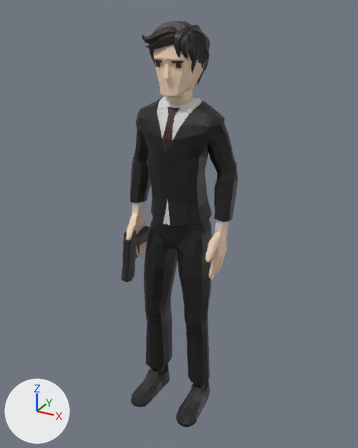
The glTF model public/avatares/av-xadrezista-sombrio.glb, before and after one commit.
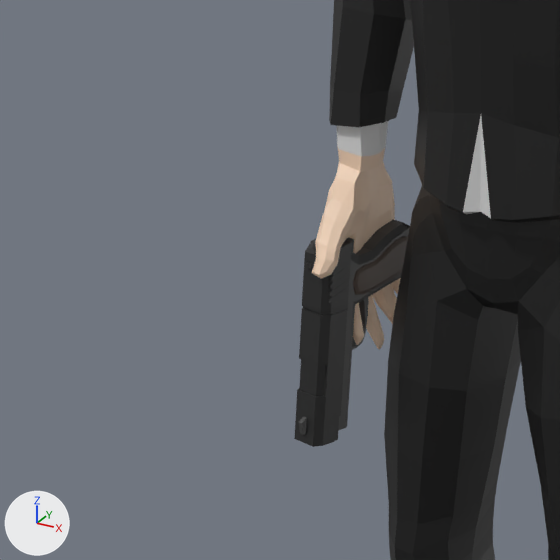
Each version appears first whole from a 50 mm lens placed at (1.014, -1.809, 1.901), pointed at (0.003, 0.03, 0.982), and next in a close-up on the part from 13% to 52% of the width and 38% to 69% of the height. The lights are fixed; the arrows at lower left show +X, +Y and +Z. The older version's two pictures come first. Vertices at exactly the same position are counted once.

Names of what the first close-up shows: 'Pistol'.
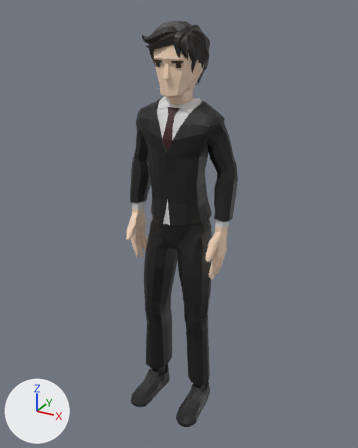
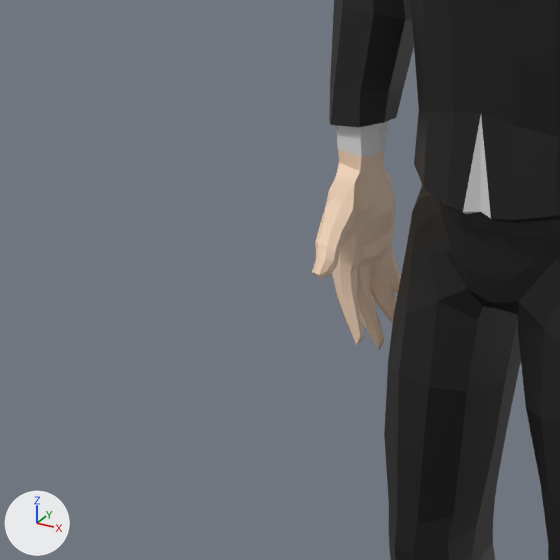
Where the change shows, as pixel boxes (x1, y1, x2, y2) in the close-ups (560 x 560 px):
'Pistol', reshaped
    before: (294, 0, 560, 560)
    after: (312, 0, 560, 560)
part 1 of me_cube_204, deleted
    before: (294, 236, 408, 447)
part 2 of me_cube_204, cut back
    before: (312, 219, 410, 430)
    after: (315, 231, 394, 322)

The change, as a list of edits to the scene's bpy script:
```text
Change me_cube_204:
    used by ob_pistol; location = (0.0, 0.102, 0.001)
    remove me_cube_204.from_pydata(...)  # 4012 vertices, 7674 faces; spans x -0.26..0.26, y -0.29..0.08, z 0.0..1.85
    remove me_cube_204.materials.append(mat_darkbrown)
    remove me_cube_204.materials.append(mat_grey)
    add me_cube_204.from_pydata(...)  # 3432 vertices, 6634 faces; spans x -0.26..0.26, y -0.29..0.08, z 0.0..1.85
    me_cube_204 part 1: 12 loose pieces with 333 vertices, spanning x -0.24..-0.17, y -0.22..-0.04, z 0.68..0.93, are deleted
    me_cube_204 part 2: 18 vertices moved within x -0.23..-0.2, y -0.18..-0.03, z 0.82..0.93; 247 vertices removed from x -0.23..-0.17, y -0.19..-0.02, z 0.69..0.94
```
